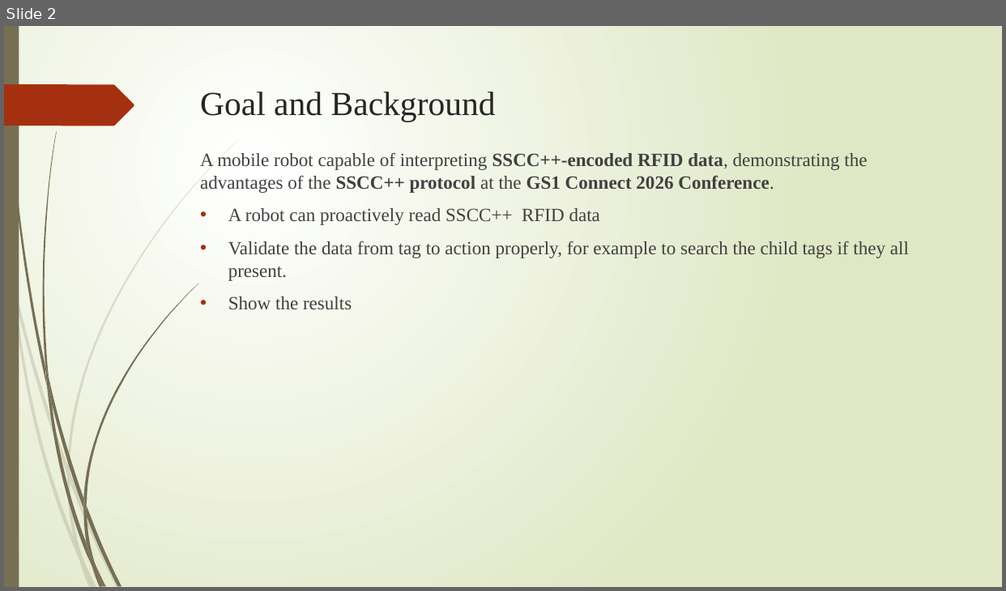
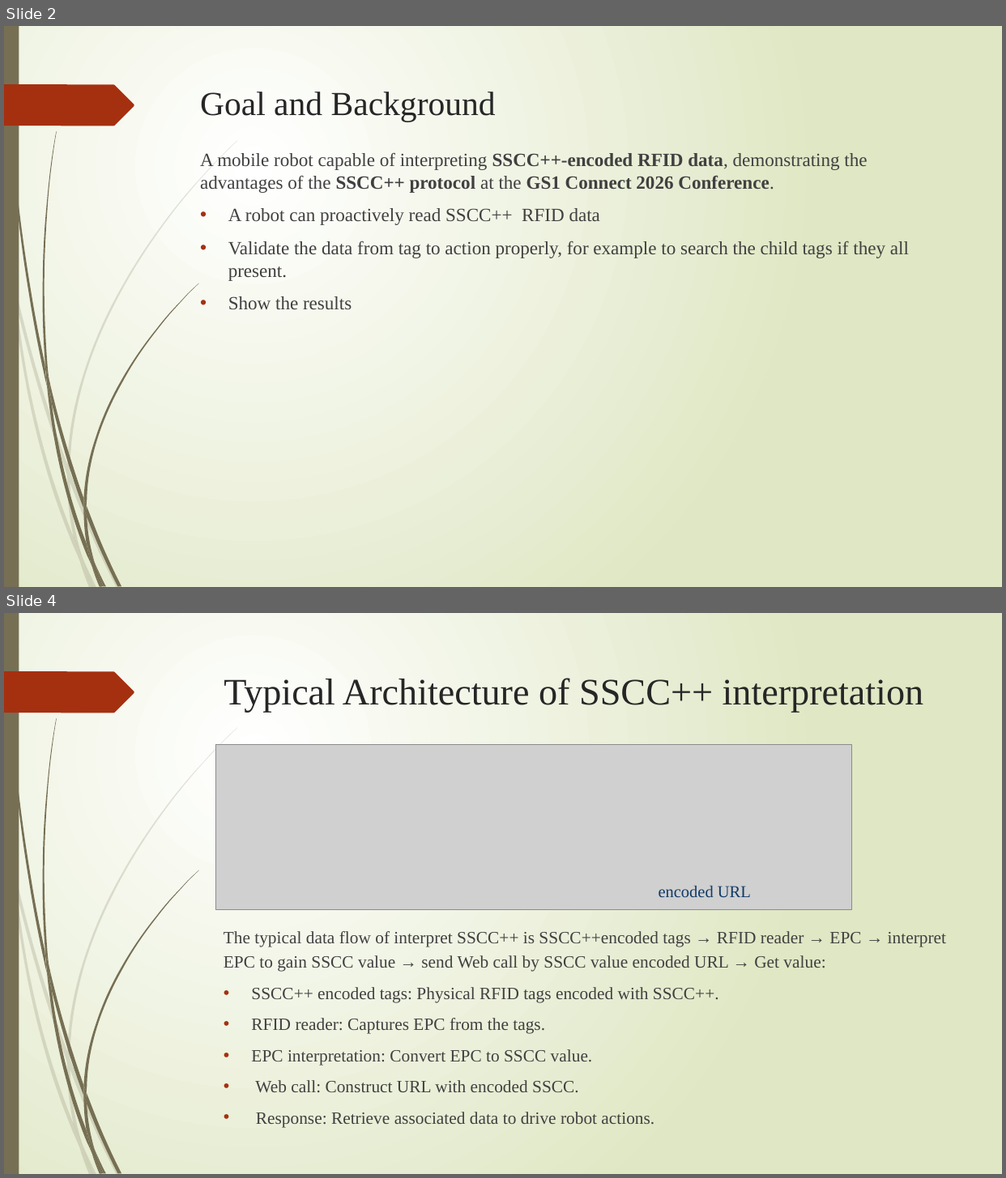
Before and after one commit to phou8913/GS1_SSCC_Demonstration, a slide deck: 1_docs/Concpet and Design.pptx. Shown one above the other, each under a label of ours: slide 2 before the commit, slides 2 and 4 after it; the slides between them are not shown. The pictures are 1006x591 and 1006x1178 pixels, drawn with LibreOffice and Linux fonts; fonts in the diff are those of the drawing; grey boxes stand for pictures. Boxes give left, top, right and bottom in pixels: in the first picture for what was removed or moved away, otherwise in the second. Text is boxed around its words. In the diff, an @@ line names an element or a change of style, - is before the commit and + after.

```diff
--- a/1_docs/Concpet and Design.pptx
+++ b/1_docs/Concpet and Design.pptx
@@ slide 4 added at <box>4,613,1002,1174</box>, background gradient #FFFFFF to #DFE8C4; not listed: 24 template elements that a slide beside it also shows @@
@@ title added at <box>224,678,924,713</box>, 36 pt, text #262626 @@
+Typical Architecture of SSCC++ interpretation
@@ picture added at <box>216,745,852,910</box> @@
@@ text added at <box>658,885,751,897</box>, 16 pt, text #113A68 @@
+encoded URL
@@ text added at <box>224,931,946,1128</box>, 16.6 pt, text #404040 @@
+The typical data flow of interpret SSCC++ is SSCC++encoded tags → RFID reader → EPC → interpret EPC to gain SSCC value → send Web call by SSCC value encoded URL → Get value:
+• SSCC++ encoded tags: Physical RFID tags encoded with SSCC++.
+• RFID reader: Captures EPC from the tags.
+• EPC interpretation: Convert EPC to SSCC value.
+• Web call: Construct URL with encoded SSCC.
+• Response: Retrieve associated data to drive robot actions.
```
Also in this commit, not shown: 1 slide changed, 13 other files.
